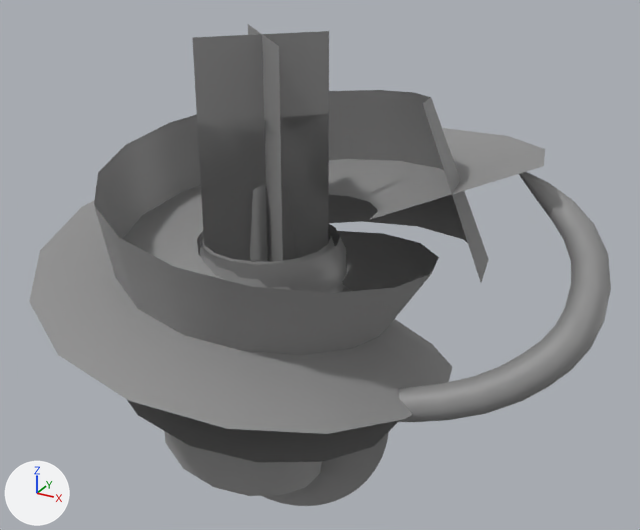
The FBX model Assets/Meshes/Effect/Flogas/Marshihit_Plane001.fbx: old version first, new version second.
Before and after are seen from a camera (50 mm lens) standing at (3.48, -5.48, 3.99) and looking at (0.35, 0.21, 1.15). The axes (+X, +Y, +Z) are drawn at lower left. The lights are the same throughout. Where no turn or scale is listed for an object, it has been applied to the vertices.

Names of what the first picture shows: 'FX_Marshihit_Plane_001_SM_PHS', 'FX_MinoArcATTTrail_001_SM_CJS', 'FX_TwistMesh_006_SM_HKB', 'FX_twistCylinder_001_SM_CJH', 'FX_twistCylinder_002_SM_CJH', 'fx_X_LHelix_twstwind01', 'fx_X_Plane_Zreo01', 'fx_twistCylinder02_SM', 'fx_x_longMesh_01'.
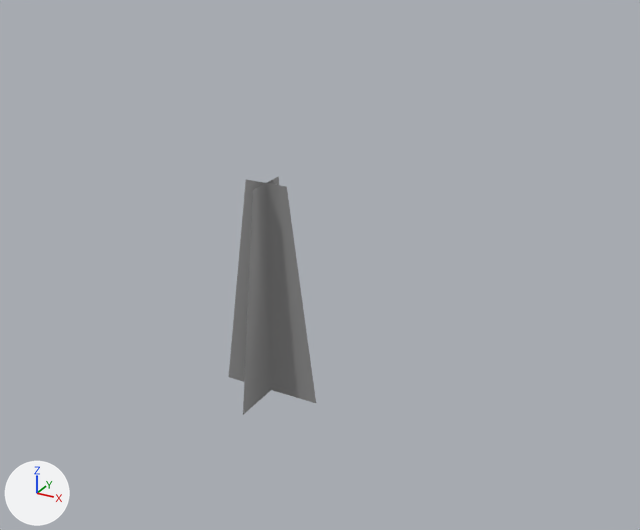
What changed in the scene script:
```text
Remove ob_fx_x_lhelix_twstwind01:
    ob_fx_x_lhelix_twstwind01 = bpy.data.objects.new('fx_X_LHelix_twstwind01', me_fx_x_lhelix_twstwind01)
    ob_fx_x_lhelix_twstwind01.location = (0.0, 0.0, 0.0)
Remove ob_fx_twistcylinder02_sm:
    ob_fx_twistcylinder02_sm = bpy.data.objects.new('fx_twistCylinder02_SM', me_fx_twistcylinder02_sm)
    ob_fx_twistcylinder02_sm.location = (0.0, 0.0, 0.0)
Remove ob_fx_twistcylinder_001_sm_cjh:
    ob_fx_twistcylinder_001_sm_cjh = bpy.data.objects.new('FX_twistCylinder_001_SM_CJH', me_fx_twistcylinder_001_sm_cjh)
    ob_fx_twistcylinder_001_sm_cjh.location = (0.0, 0.0, 0.0)
Remove ob_fx_x_plane_zreo01:
    ob_fx_x_plane_zreo01 = bpy.data.objects.new('fx_X_Plane_Zreo01', me_fx_x_plane_zreo01)
    ob_fx_x_plane_zreo01.location = (0.0, 0.0, 0.0)
Remove ob_fx_minoarcatttrail_001_sm_cjs:
    ob_fx_minoarcatttrail_001_sm_cjs = bpy.data.objects.new('FX_MinoArcATTTrail_001_SM_CJS', me_fx_minoarcatttrail_001_sm_cjs)
    ob_fx_minoarcatttrail_001_sm_cjs.location = (0.0, 0.0, 0.0)
Remove ob_fx_twistmesh_006_sm_hkb:
    ob_fx_twistmesh_006_sm_hkb = bpy.data.objects.new('FX_TwistMesh_006_SM_HKB', me_fx_twistmesh_006_sm_hkb)
    ob_fx_twistmesh_006_sm_hkb.location = (0.0, 0.0, 0.0)
Remove ob_fx_x_longmesh_01:
    ob_fx_x_longmesh_01 = bpy.data.objects.new('fx_x_longMesh_01', me_fx_x_longmesh_01)
    ob_fx_x_longmesh_01.location = (0.0, 0.0, 0.0)
Remove ob_fx_twistcylinder_002_sm_cjh:
    ob_fx_twistcylinder_002_sm_cjh = bpy.data.objects.new('FX_twistCylinder_002_SM_CJH', me_fx_twistcylinder_002_sm_cjh)
    ob_fx_twistcylinder_002_sm_cjh.location = (0.0, 0.0, 0.0)
```

Pixel boxes [x1, y1, x2, y2] of what changed, in the pictures (640 x 530 px):
'fx_X_LHelix_twstwind01', deleted: before [29, 90, 545, 496]
'fx_x_longMesh_01', deleted: before [192, 24, 329, 262]
'FX_MinoArcATTTrail_001_SM_CJS', deleted: before [393, 172, 611, 422]
'fx_X_Plane_Zreo01', deleted: before [197, 114, 329, 261]
'FX_TwistMesh_006_SM_HKB', deleted: before [263, 432, 389, 506]
'FX_twistCylinder_001_SM_CJH', deleted: before [199, 223, 347, 290]
'FX_twistCylinder_002_SM_CJH', deleted: before [199, 225, 347, 293]
'fx_twistCylinder02_SM', deleted: before [199, 232, 344, 293]
'FX_Marshihit_Plane_001_SM_PHS', unchanged, uncovered by the edit: before [250, 183, 296, 262]; after [229, 176, 316, 415]
